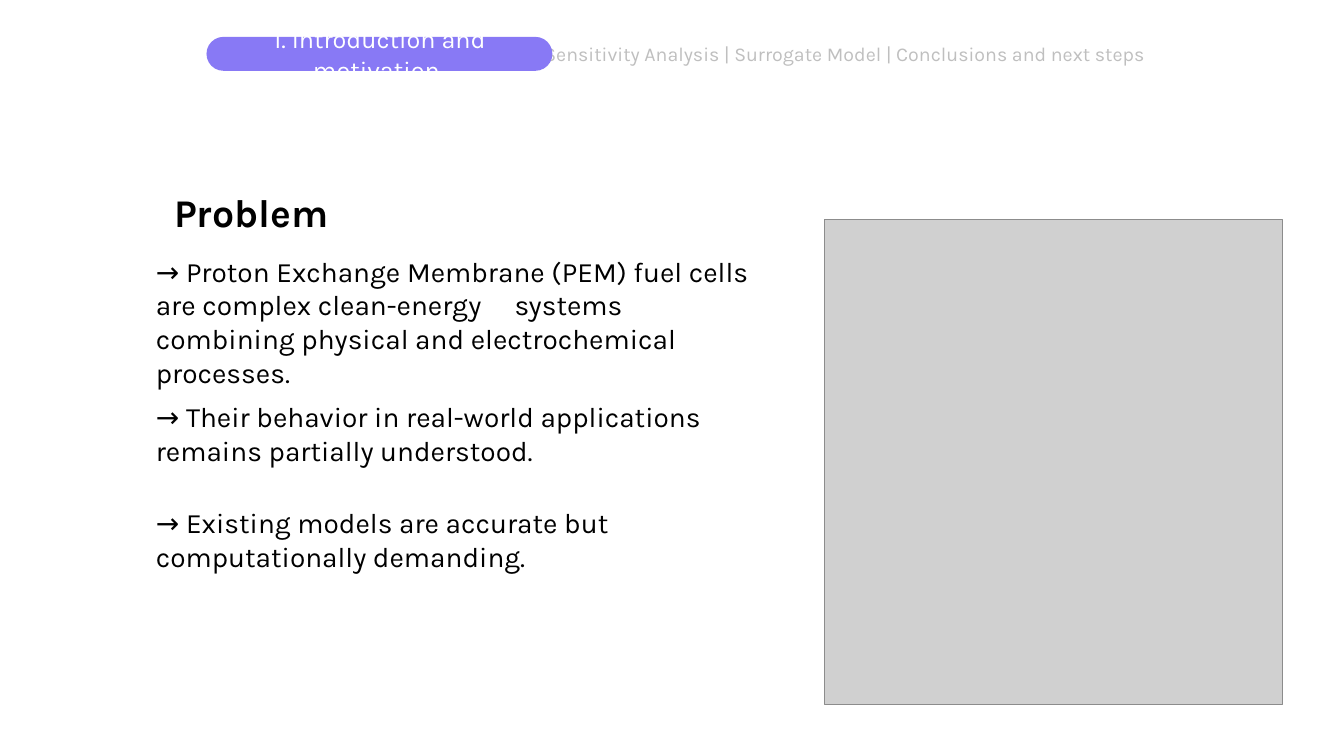
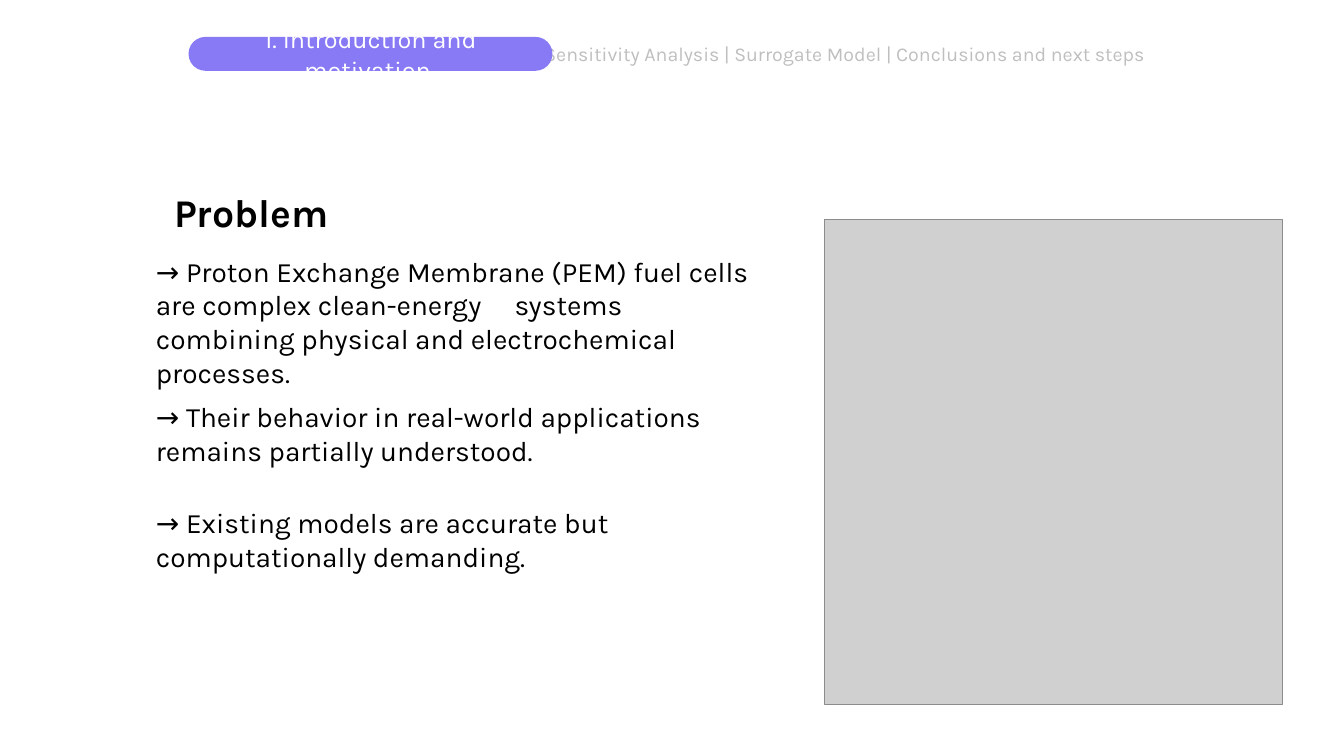
Before and after one commit to DejvisT/Sensitivity-Analysis-and-Surrogate-Modeling-of-PEM-Fuel-Cells, a slide deck: slide 4 of final_presentation_v1.pptx. Drawn at 1344x756 pixels with LibreOffice and Linux fonts; fonts in the diff are those of the drawing; grey boxes stand for pictures; background and template pictures are left out. Boxes give left, top, right and bottom in pixels: in the first picture for what was removed or moved away, otherwise in the second. Text is boxed around its words. In the diff, an @@ line names an element or a change of style, - is before the commit and + after.

```diff
--- a/final_presentation_v1.pptx
+++ b/final_presentation_v1.pptx
@@ rounded rectangle "1. Introduction and motivation": place and size @@
-rounded rectangle "1. Introduction and motivation" at bbox=[207, 37, 553, 72]
+rounded rectangle "1. Introduction and motivation" at bbox=[189, 37, 553, 72]
```
Also in this commit, not shown: 7 other slides changed, 2 slides added, 1 slide removed.
